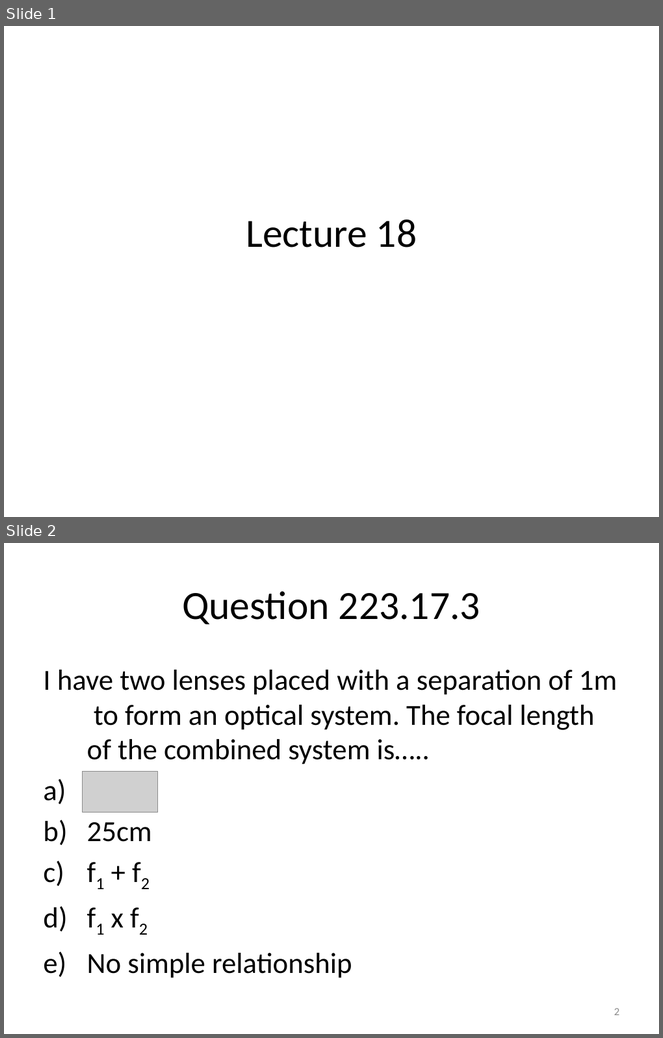
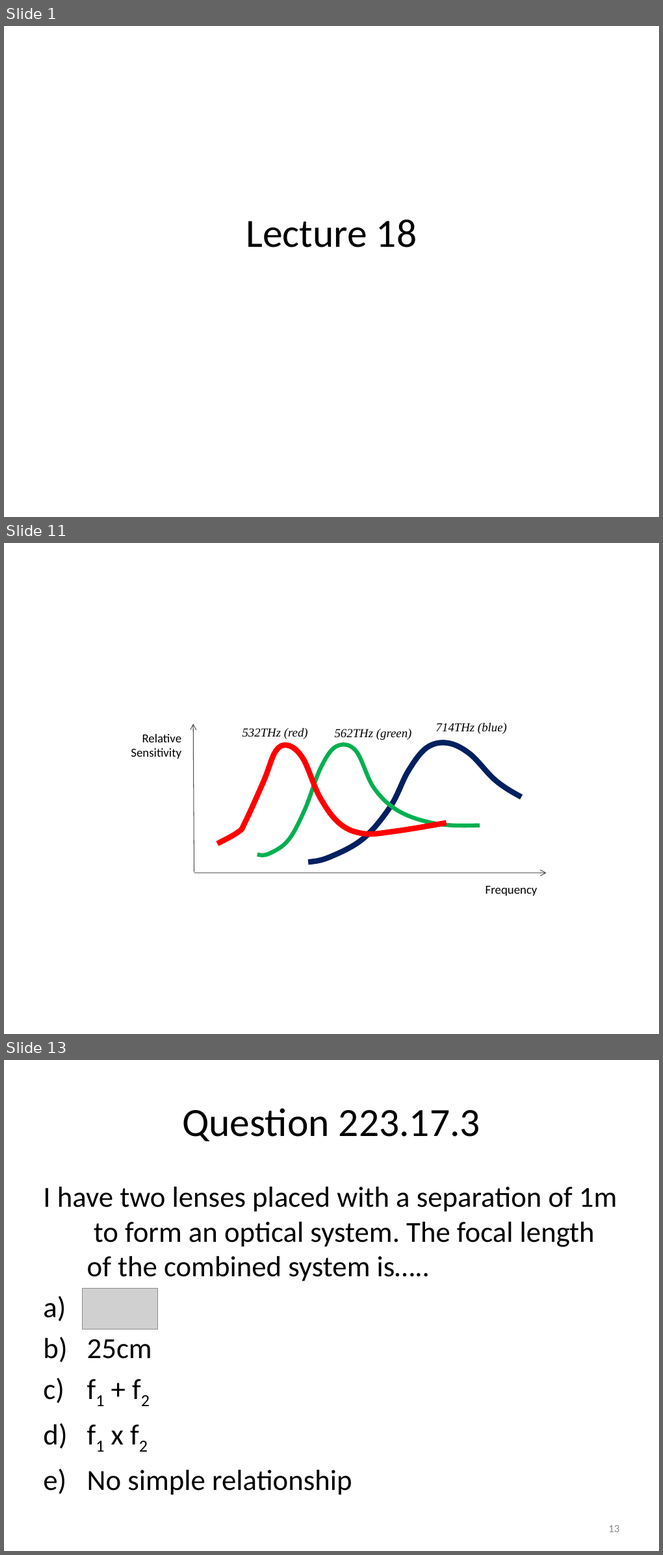
Before and after one commit to rtlines/Introductory-Physics-II, a slide deck: Lecture_Slides/PH 123 Lecture 18.pptx. Shown one above the other, each under a label of ours: slides 1 and 2 before the commit, slides 1, 11 and 13 after it; the slides between them are not shown. The pictures are 663x1038 and 663x1555 pixels, drawn with LibreOffice and Linux fonts; fonts in the diff are those of the drawing; grey boxes stand for pictures. Boxes give left, top, right and bottom in pixels: in the first picture for what was removed or moved away, otherwise in the second. Text is boxed around its words. In the diff, an @@ line names an element or a change of style, - is before the commit and + after.

```diff
--- a/Lecture_Slides/PH 123 Lecture 18.pptx
+++ b/Lecture_Slides/PH 123 Lecture 18.pptx
@@ slide 11 added at (x1=4, y1=543, x2=659, y2=1034), background #FFFFFF @@
@@ group added at (x1=131, y1=723, x2=547, y2=896): 5 texts, 3 freeform shapes, 2 arrows @@
+532THz (red)
+562THz (green)
+714THz (blue)
+Frequency
+Relative Sensitivity
@@ what was slide 2 is now slide 13 @@
@@ page number at (x1=608, y1=1525, x2=620, y2=1533): text changed @@
-2
+13
```
Also in this commit, not shown: 1 slide changed, 11 other slides added, 30 other files.
